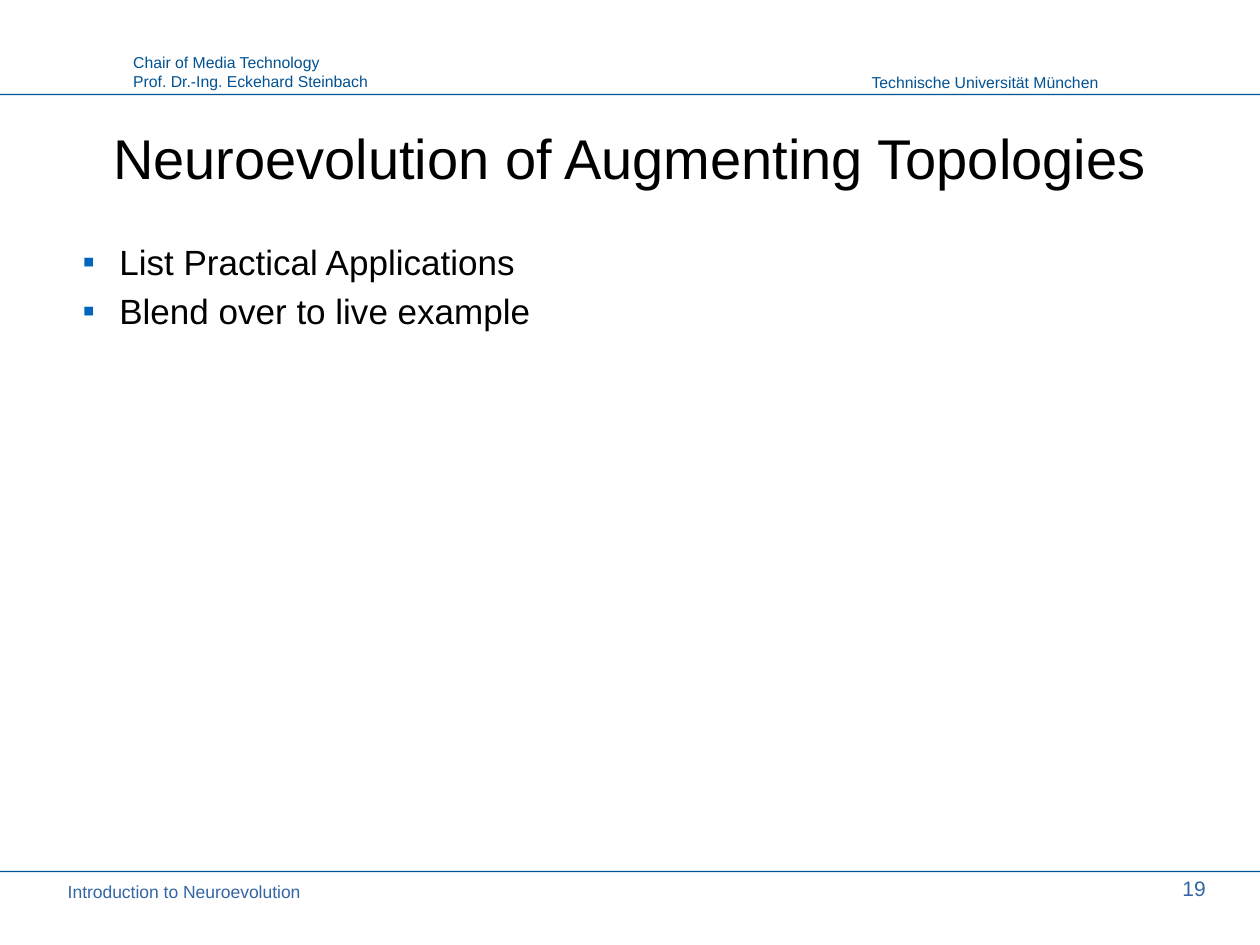
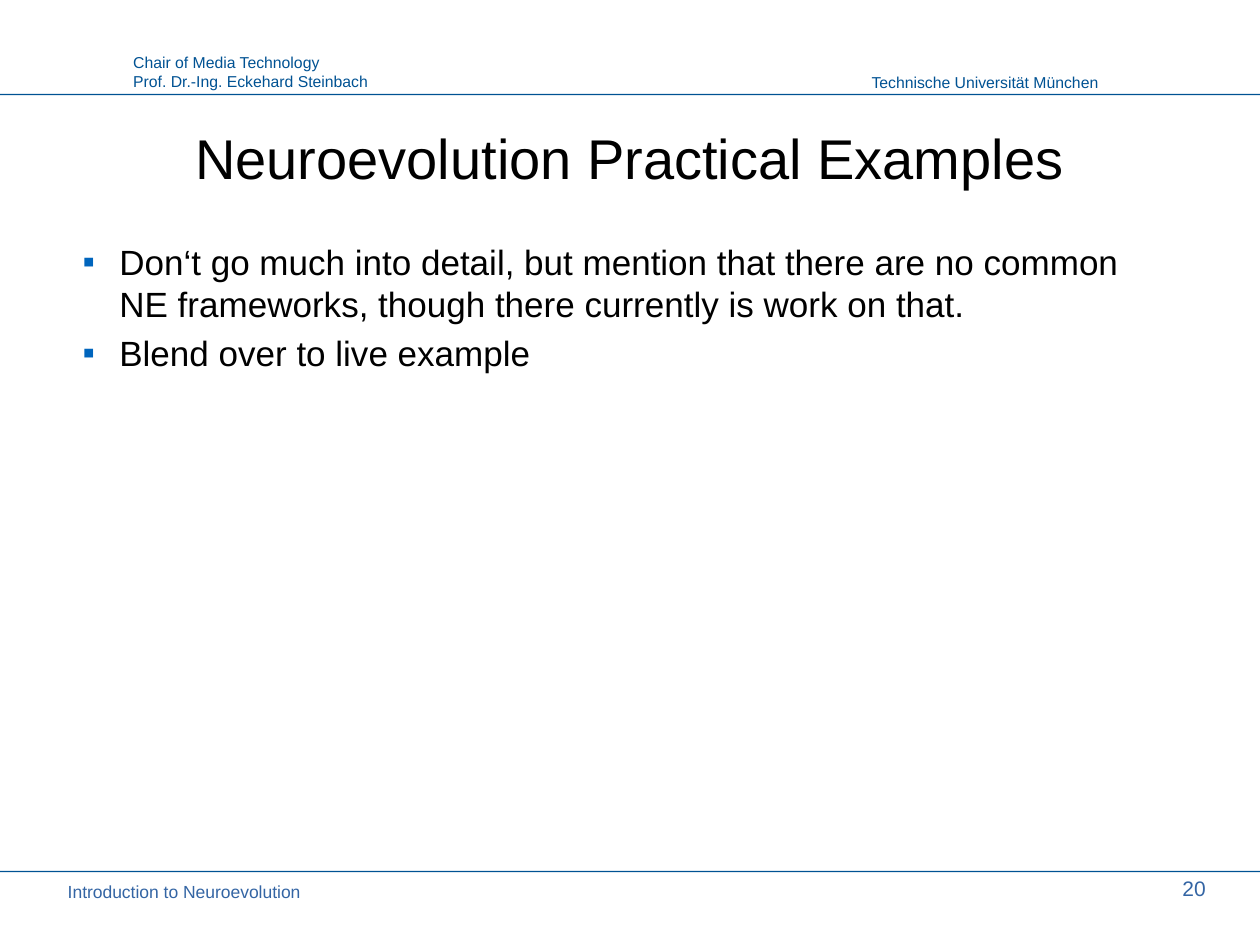
Before and after one commit to PaulPauls/Neuroevolution_of_Augmenting_Topologies_Paper, a slide deck: slide 20 of presentation/neuroevolution_presentation.odp (slide 19 before the commit). Drawn at 1260x945 pixels with LibreOffice and Linux fonts; fonts in the diff are those of the drawing; background and template pictures are left out. Boxes give left, top, right and bottom in pixels: in the first picture for what was removed or moved away, otherwise in the second. Text is boxed around its words. In the diff, an @@ line names an element or a change of style, - is before the commit and + after.

```diff
--- a/presentation/neuroevolution_presentation.odp
+++ b/presentation/neuroevolution_presentation.odp
@@ title at [195,138,1063,190]: text changed @@
-Neuroevolution of Augmenting Topologies
+Neuroevolution Practical Examples
@@ text at [119,249,1118,324]: text changed @@
-▪ List Practical Applications
+▪ Don‘t go much into detail, but mention that there are no common NE frameworks, though there currently is work on that.
@@ page number at [1182,881,1205,896]: text changed @@
-19
+20
```
Also in this commit, not shown: 8 other slides changed, 1 slide added.
